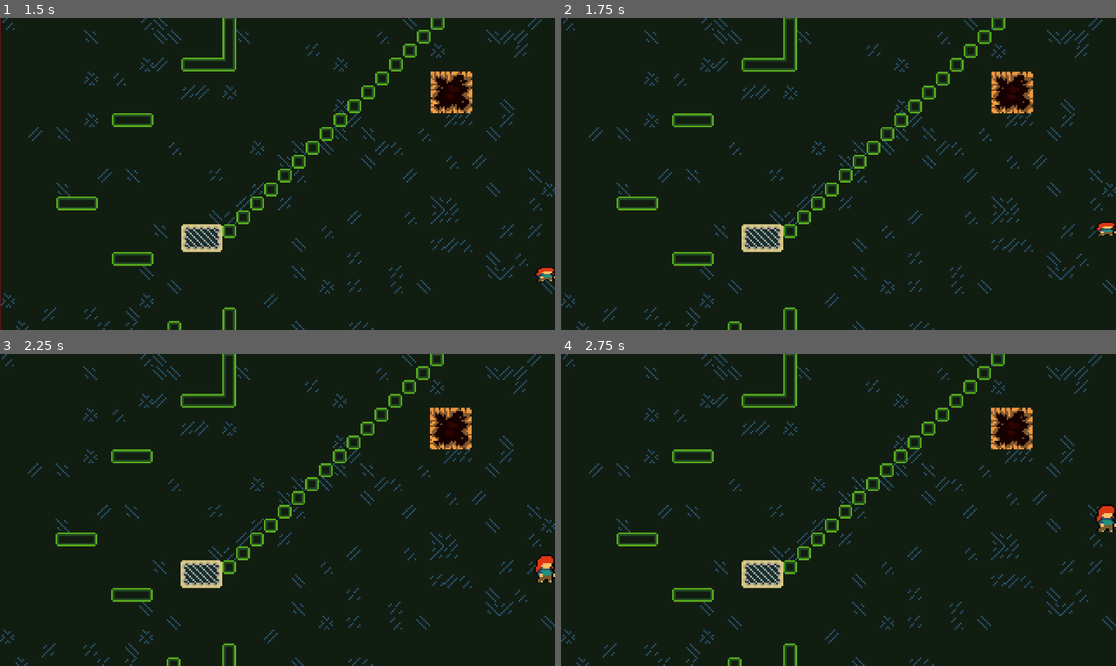
Above: before the commit, frames 1-4 (two rows, left to right).
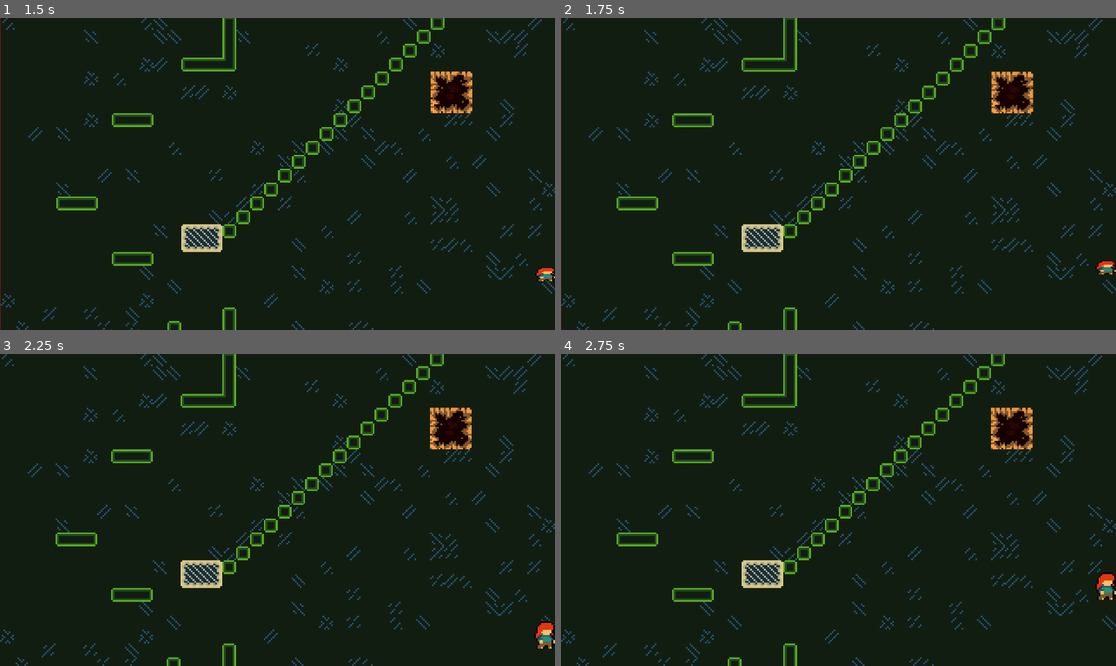
Above: after the commit, the same moments.

Repository: Arkcorner/Insecurity
Game: Godot game, scene res://UI/scenes/main_menu.tscn
Two runs of this game, one before a commit and one after it. Both use one fixed random seed, a clock stepped at 60 frames per second and the inputs below.
Inputs (mouse positions are in pixels of both pictures, inside the frame that each line leads up to):
- Up to frame 1 (1.5 s): click "Play" at 0.5 s; tap Enter (ui_accept) at 1.25 s; move the mouse to (399, 158) at 1.27 s; hold Right (ui_right) from 1.28 s (still down); hold Ctrl (crouch) from 1.28 s (still down); click (399, 158) at 1.42 s
- Up to frame 2 (1.75 s): keep holding Right (ui_right); keep holding Ctrl (crouch); tap Enter (ui_accept) at 1.52 s
- Up to frame 3 (2.25 s): keep holding Right (ui_right); move the mouse to (166, 525) at 2.02 s; release Ctrl (crouch) at 2.03 s; tap Ctrl (crouch) at 2.1 s
- Up to frame 4 (2.75 s): keep holding Right (ui_right); tap Enter (ui_accept) at 2.27 s

Frame 1 is identical in both runs. In frame 2, 0.2% of the frame differs, in the area x 96-100%, y 65-83%; in frame 3, 0.4%, in the area x 96-100%, y 64-95%; in frame 4, 0.4%.

Commit message:
Adds a crouch move and disables jump during crouch
No crouch jump because it looked and felt weird.  Happy to change.

Diff:
--- a/scenes/world.tscn
+++ b/scenes/world.tscn
@@ -1,8 +1,8 @@
 [gd_scene load_steps=11 format=3 uid="uid://b5mpv2388ubvj"]
 
 [ext_resource type="PackedScene" uid="uid://yskydjpi58lf" path="res://scenes/dog_companion.tscn" id="1_1cgvd"]
-[ext_resource type="PackedScene" uid="uid://cgsv3lwnmxlbi" path="res://scenes/Platform.tscn" id="2_bogaa"]
-[ext_resource type="PackedScene" uid="uid://c3q1ims3vuo60" path="res://scenes/player.tscn" id="3_vequf"]
+[ext_resource type="PackedScene" uid="uid://cgsv3lwnmxlbi" path="res://scenes/platform.tscn" id="2_bogaa"]
+[ext_resource type="PackedScene" uid="uid://bkommoqyffoab" path="res://scenes/player.tscn" id="3_vequf"]
 [ext_resource type="PackedScene" uid="uid://du7dcgq4y481a" path="res://scenes/ladder.tscn" id="4_vv4wr"]
 [ext_resource type="PackedScene" uid="uid://bgwkv326jypjy" path="res://scenes/World_border.tscn" id="5_o15xp"]
 [ext_resource type="PackedScene" uid="uid://ecbq0jn5cpw3" path="res://scenes/dog_naming.tscn" id="6_qykby"]
--- a/scripts/player.gd
+++ b/scripts/player.gd
@@ -69,9 +69,13 @@
 		log( 1.5)
 		_scale.y = 0.5
 		set_scale(_scale)
+		Speed = 25
+		Can_jump = false
 	if Input.is_action_just_released("crouch"):
 		_scale.y = 1
 		set_scale(_scale)
+		Speed = 75
+		Can_jump = true
 	if Input.is_action_just_pressed("dash") and Can_dash:
 		Dashing = true
 		Dash_count = Dash_count -1
Not shown: 1 places in scenes/Level_1.tscn that only renumber resources
